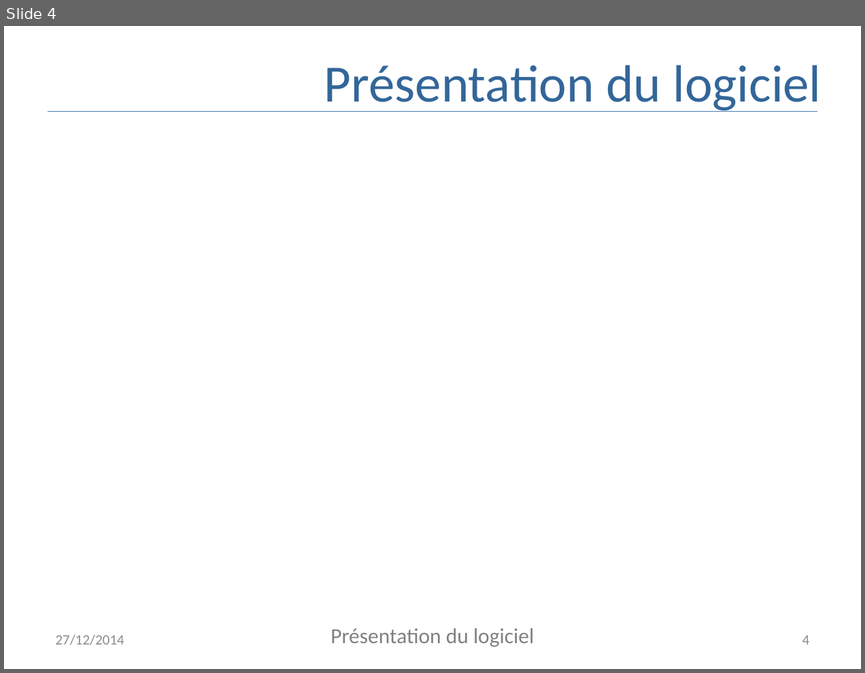
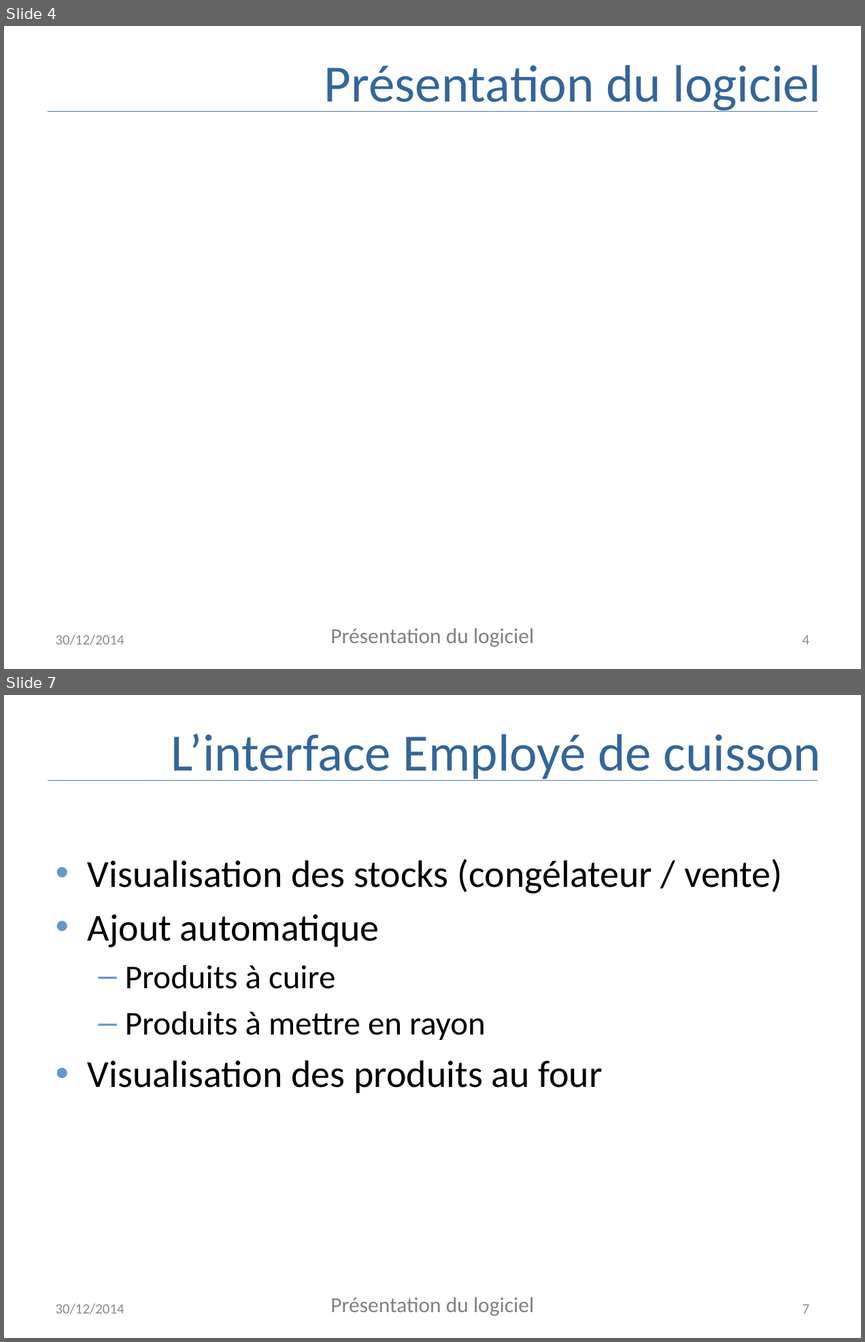
Before and after one commit to AppInfoCPE/genielog, a slide deck: Documentation/presentation.pptx. Shown one above the other, each under a label of ours: slide 4 before the commit, slides 4 and 7 after it; the slides between them are not shown. The pictures are 865x673 and 865x1342 pixels, drawn with LibreOffice and Linux fonts; fonts in the diff are those of the drawing. Boxes give left, top, right and bottom in pixels: in the first picture for what was removed or moved away, otherwise in the second. Text is boxed around its words. In the diff, an @@ line names an element or a change of style, - is before the commit and + after.

```diff
--- a/Documentation/presentation.pptx
+++ b/Documentation/presentation.pptx
@@ slide 7 added at (x1=4, y1=695, x2=861, y2=1338), background #FFFFFF @@
@@ title added at (x1=171, y1=734, x2=821, y2=781), 44 pt, text #336699 @@
+L’interface Employé de cuisson
@@ line added from (48, 780) to (817, 780), #4B7EBC 0.75 pt @@
@@ text added at (x1=88, y1=859, x2=783, y2=1093), 32 pt, text #000000 @@
+• Visualisation des stocks (congélateur / vente)
+• Ajout automatique
+  – Produits à cuire
+  – Produits à mettre en rayon
+• Visualisation des produits au four
@@ text added at (x1=56, y1=1303, x2=124, y2=1314), 12 pt, text #8C8C8C @@
+30/12/2014
@@ text added at (x1=330, y1=1297, x2=534, y2=1316), 18 pt, text #808080 @@
+Présentation du logiciel
@@ page number added at (x1=802, y1=1304, x2=810, y2=1313), 12 pt, text #8C8C8C @@
+7
@@ slide 4 changed as well @@
@@ text at (x1=56, y1=634, x2=124, y2=645): text changed @@
-27/12/2014
+30/12/2014
```
Also in this commit, not shown: 10 other slides changed, 4 other slides added, 2 other files.
